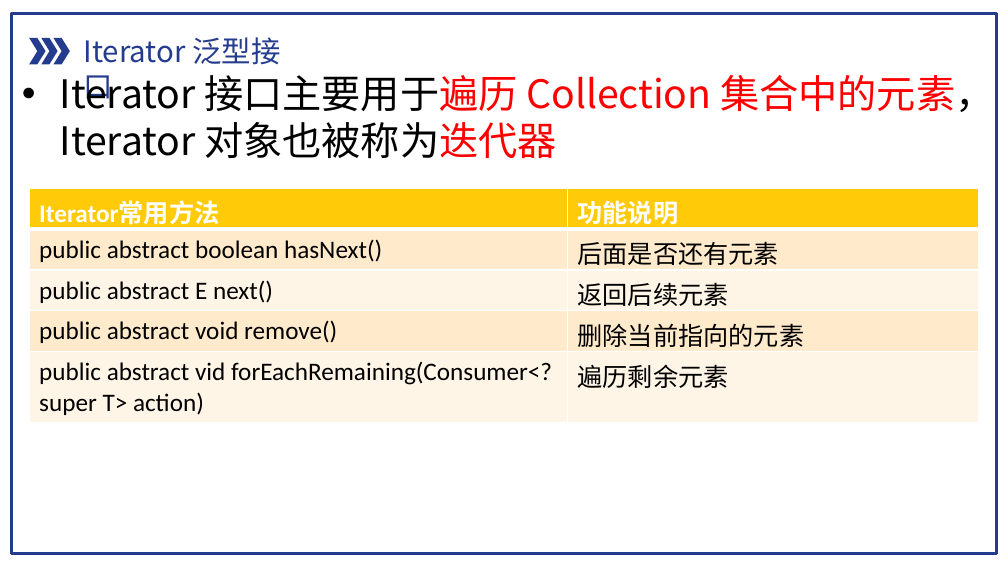
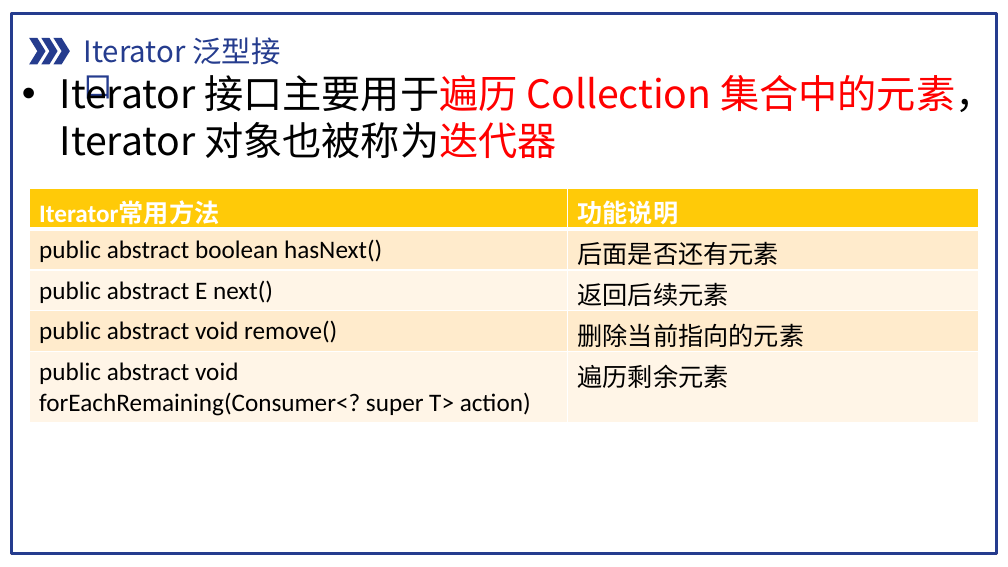
Before and after one commit to pdcxs/java-class-material, a slide deck: slide 23 of slides/11-泛型和容器类.pptx. Drawn at 1008x567 pixels with LibreOffice and Linux fonts; fonts in the diff are those of the drawing. Boxes give left, top, right and bottom in pixels: in the first picture for what was removed or moved away, otherwise in the second. Text is boxed around its words. In the diff, an @@ line names an element or a change of style, - is before the commit and + after.

Commit message:
some typos

```diff
--- a/slides/11-泛型和容器类.pptx
+++ b/slides/11-泛型和容器类.pptx
@@ table at bbox=[29, 188, 979, 422] @@
-row 5, column 1: public abstract vid forEachRemaining(Consumer<? super T> action)
+row 5, column 1: public abstract void forEachRemaining(Consumer<? super T> action)
```
